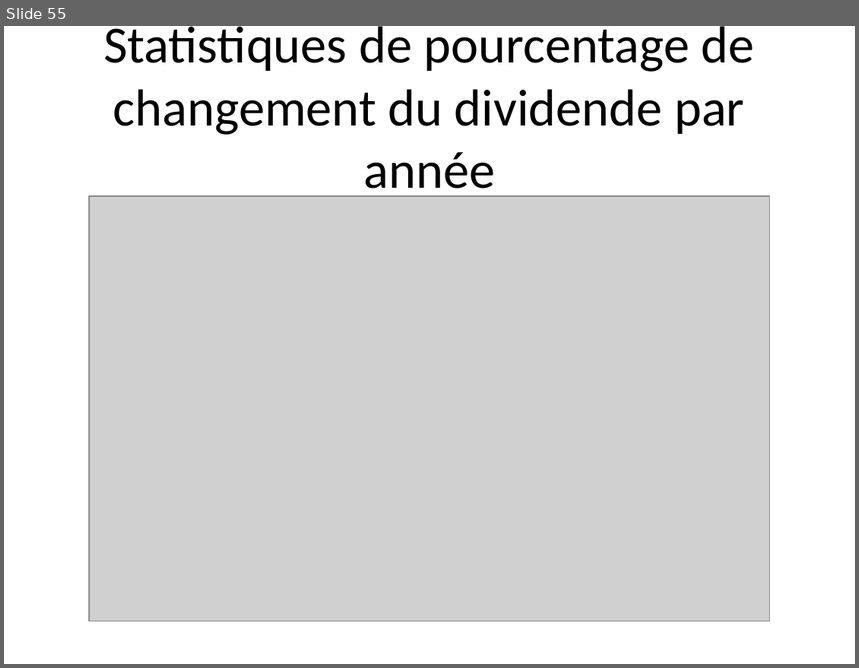
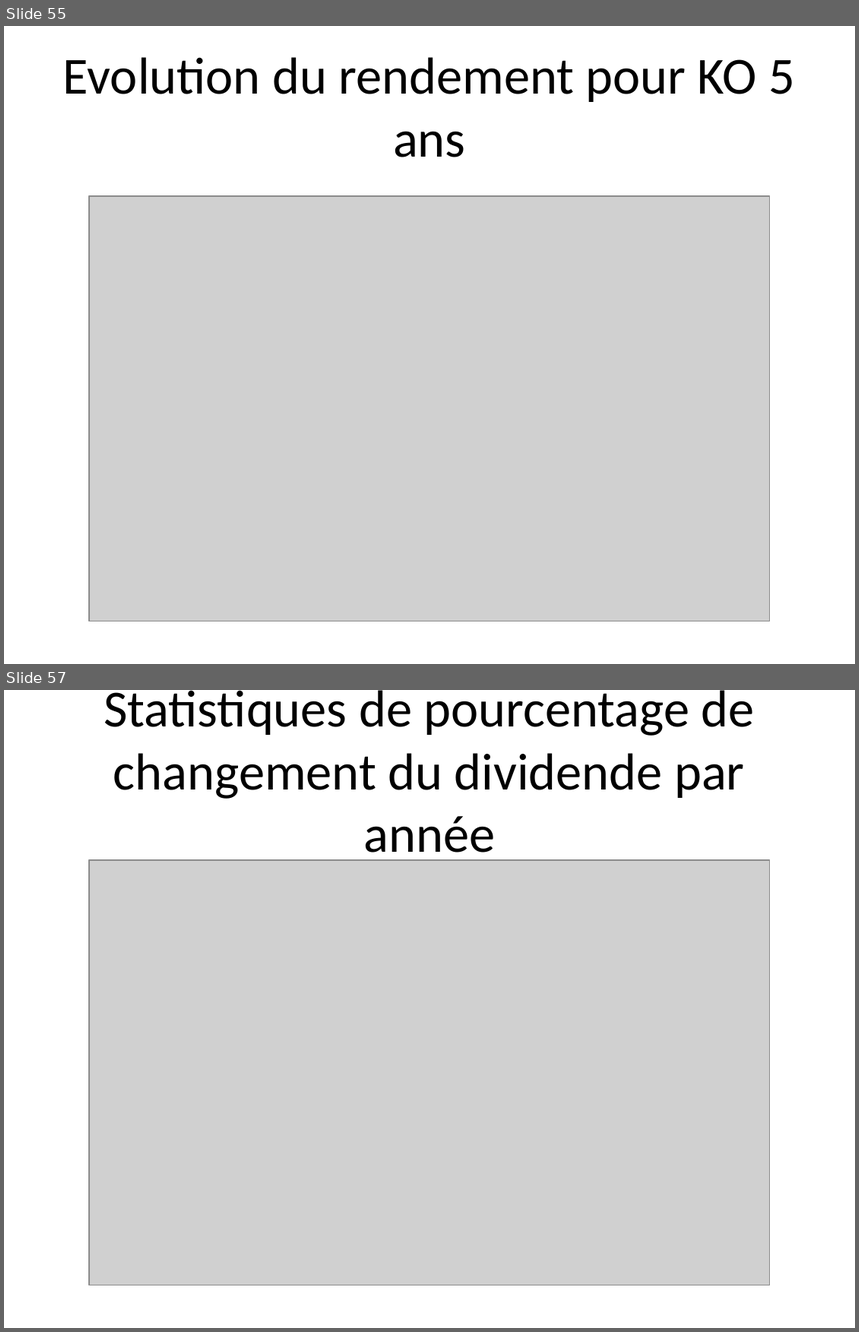
Before and after one commit to Mathiascalifornia/Fundamental-Analysis, a slide deck: Output_french_example.pptx. Shown one above the other, each under a label of ours: slide 55 before the commit, slides 55 and 57 after it; the slides between them are not shown. The pictures are 859x668 and 859x1332 pixels, drawn with LibreOffice and Linux fonts; fonts in the diff are those of the drawing; grey boxes stand for pictures. Boxes give left, top, right and bottom in pixels: in the first picture for what was removed or moved away, otherwise in the second. Text is boxed around its words. In the diff, an @@ line names an element or a change of style, - is before the commit and + after.

```diff
--- a/Output_french_example.pptx
+++ b/Output_french_example.pptx
@@ slide 55 added at bbox=[4, 26, 855, 664], background #FFFFFF @@
@@ title added at bbox=[63, 57, 795, 157], 44 pt, text #000000 @@
+Evolution du rendement pour KO 5 ans
@@ picture added at bbox=[89, 196, 770, 622] @@
@@ what was slide 55 is now slide 57 @@
```
Also in this commit, not shown: 1 other slide added, 7 other files.
